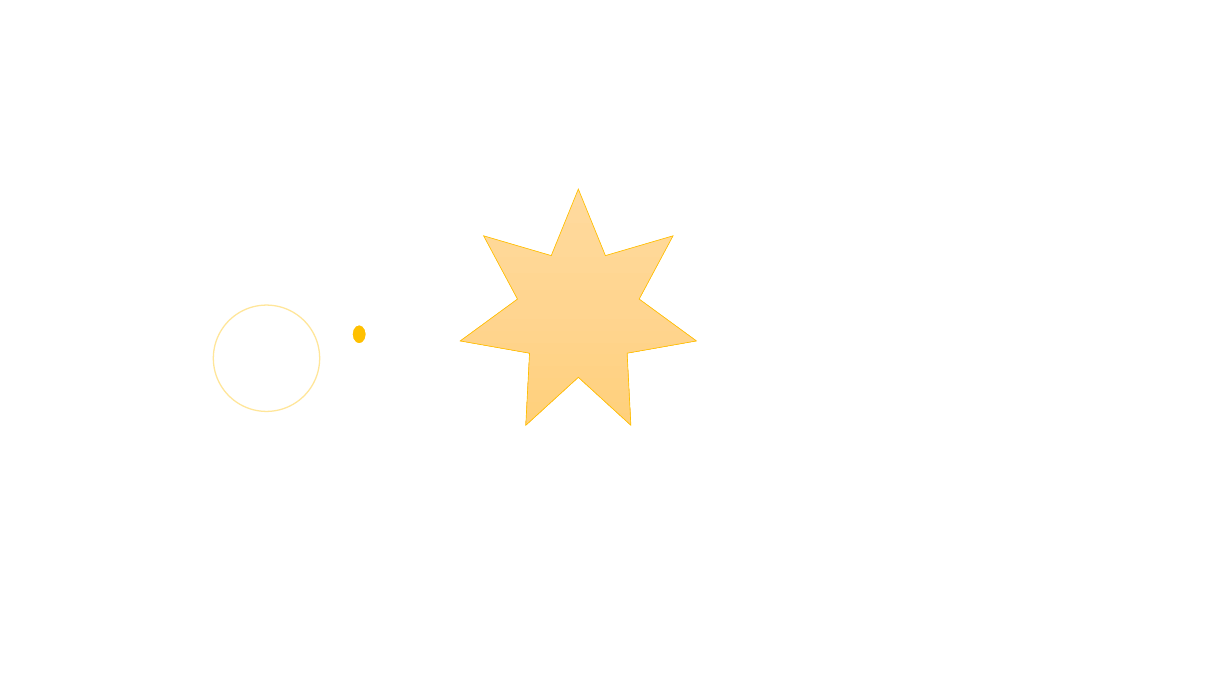
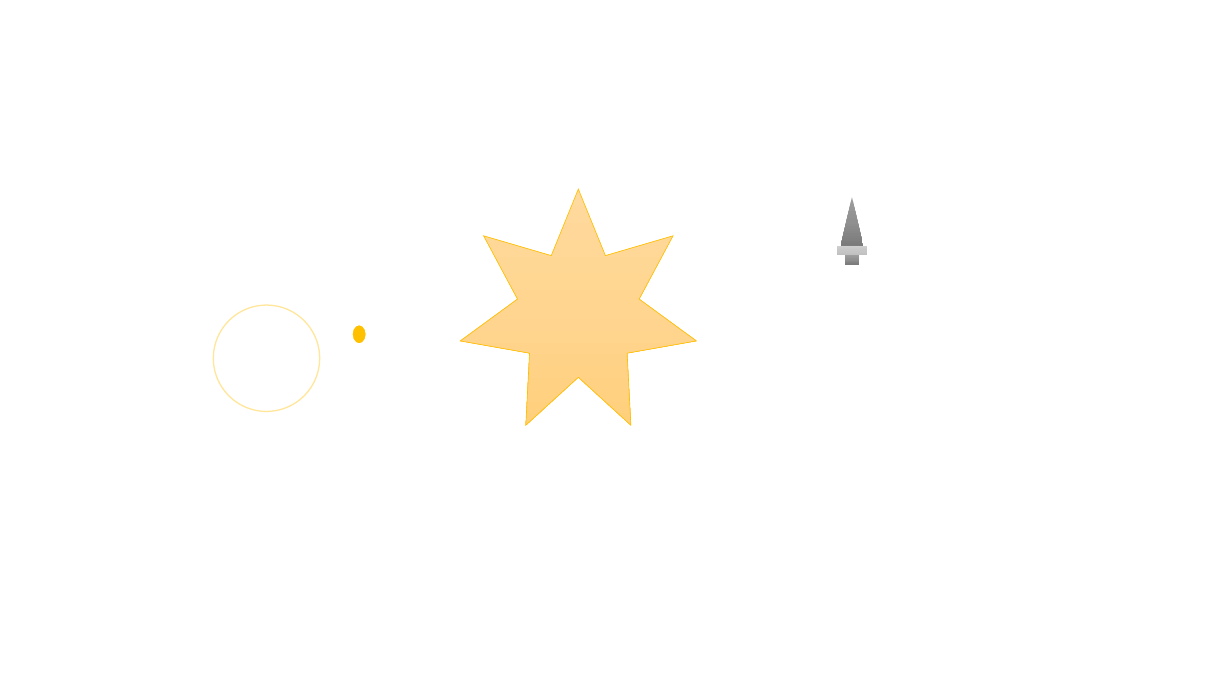
Before and after one commit to JinseobPark/Infinite-War, a slide deck: slide 1 of FinalProject/Image/image.pptx. Drawn at 1232x693 pixels with LibreOffice and Linux fonts; fonts in the diff are those of the drawing. Boxes give left, top, right and bottom in pixels: in the first picture for what was removed or moved away, otherwise in the second. Text is boxed around its words. In the diff, an @@ line names an element or a change of style, - is before the commit and + after.

```diff
--- a/FinalProject/Image/image.pptx
+++ b/FinalProject/Image/image.pptx
@@ triangle added at (841,197,863,245), fill gradient #9D9D9D to #909090 to #7C7C7C @@
@@ rectangle added at (837,246,867,255), fill gradient #D2D2D2 to #C8C8C8 to #C0C0C0 @@
@@ rectangle added at (845,255,860,264), fill gradient #9D9D9D to #909090 to #7C7C7C @@
```
Also in this commit, not shown: 16 other files.
